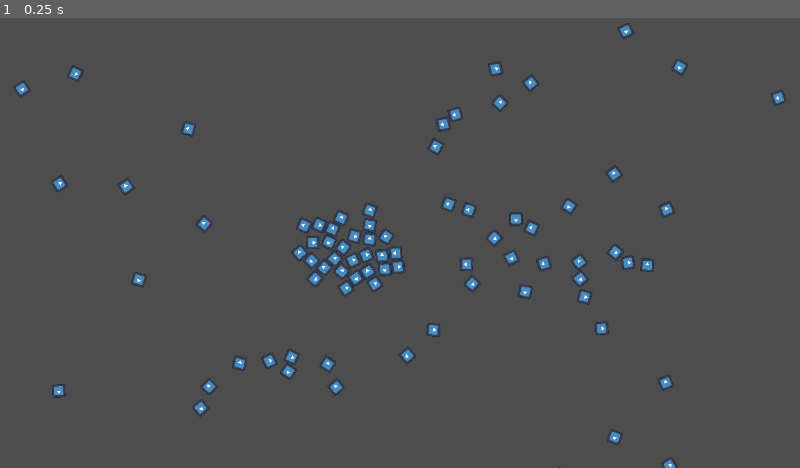
Above: before the commit, frame 1.
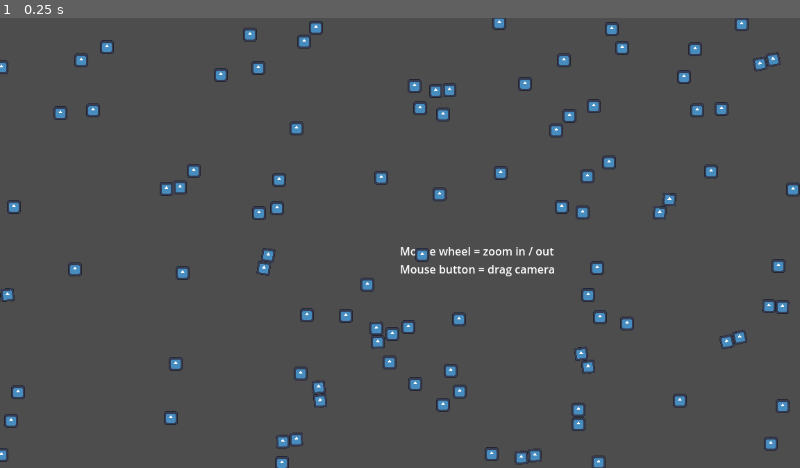
Above: after the commit, the same moment.

Repository: angeldustjdr/RevolutionManager
Game: Godot game, scene res://main.tscn
Two runs of this game, one before a commit and one after it. Both use one fixed random seed, a clock stepped at 60 frames per second and the inputs below. The engine's default icon, where the game draws it, is replaced by a stand-in: a white triangle on a blue panel in a dark square.
Inputs:
- Up to frame 1 (0.25 s): no input

The runs differ from the first frame. In frame 1, 6.4% of the frame differs, in the area x 0-100%, y 0-100%.

Commit message:
camera

Diff:
--- a/Citizen/citizenManager.gd
+++ b/Citizen/citizenManager.gd
@@ -5,5 +5,6 @@
 func _ready():
 	for i in range(100):
 		var c = citizen.instantiate()
+		c.position = Vector2(int(randf_range(-1152./2,1152./2)),int(randf_range(-648./2,648./2)))
 		c.initialize()
 		add_child(c)
--- a/UI/Camera2D.gd
+++ b/UI/Camera2D.gd
@@ -5,7 +5,8 @@
 var zoomSpeed = Vector2(0.1,0.1)
 
 var drag = false
-var startPosition
+var cameraStartPosition
+var mouseStartPostion
 
 func _input(event):
 	if event is InputEventMouseButton:
@@ -15,7 +16,11 @@
 			if self.zoom < zoomMax : self.zoom += zoomSpeed
 
 		if event.is_pressed() and event.button_index == MOUSE_BUTTON_MIDDLE :
-			startPosition = get_local_mouse_position()
+			cameraStartPosition = self.position
+			mouseStartPostion = get_local_mouse_position()
 			drag = true
 		if event.is_released() and event.button_index == MOUSE_BUTTON_MIDDLE :
 			drag = false
+
+func _process(_delta):
+	if drag : self.position = cameraStartPosition - (get_local_mouse_position()-mouseStartPostion)
--- a/main.tscn
+++ b/main.tscn
@@ -8,5 +8,11 @@
 [node name="Camera2D" type="Camera2D" parent="."]
 script = ExtResource("1_31kx5")
 
+[node name="Label" type="Label" parent="."]
+offset_right = 40.0
+offset_bottom = 23.0
+text = "Mouse wheel = zoom in / out
+Mouse button = drag camera"
+
 [node name="CitizenManager" type="Node2D" parent="."]
 script = ExtResource("1_020mp")
